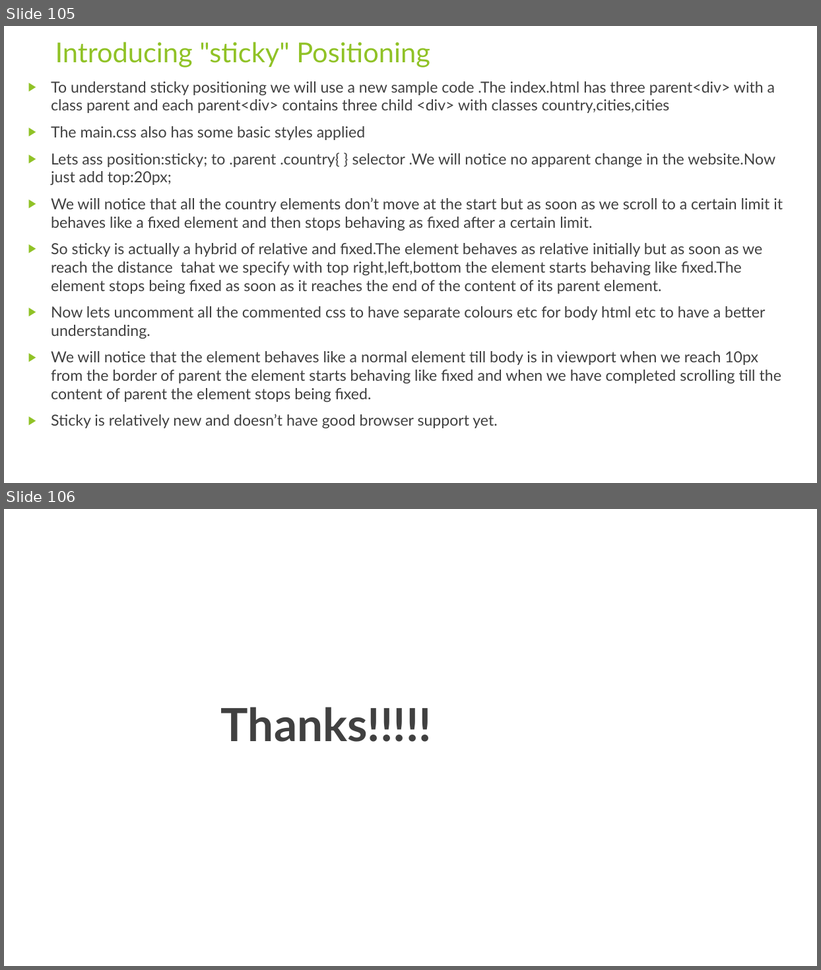
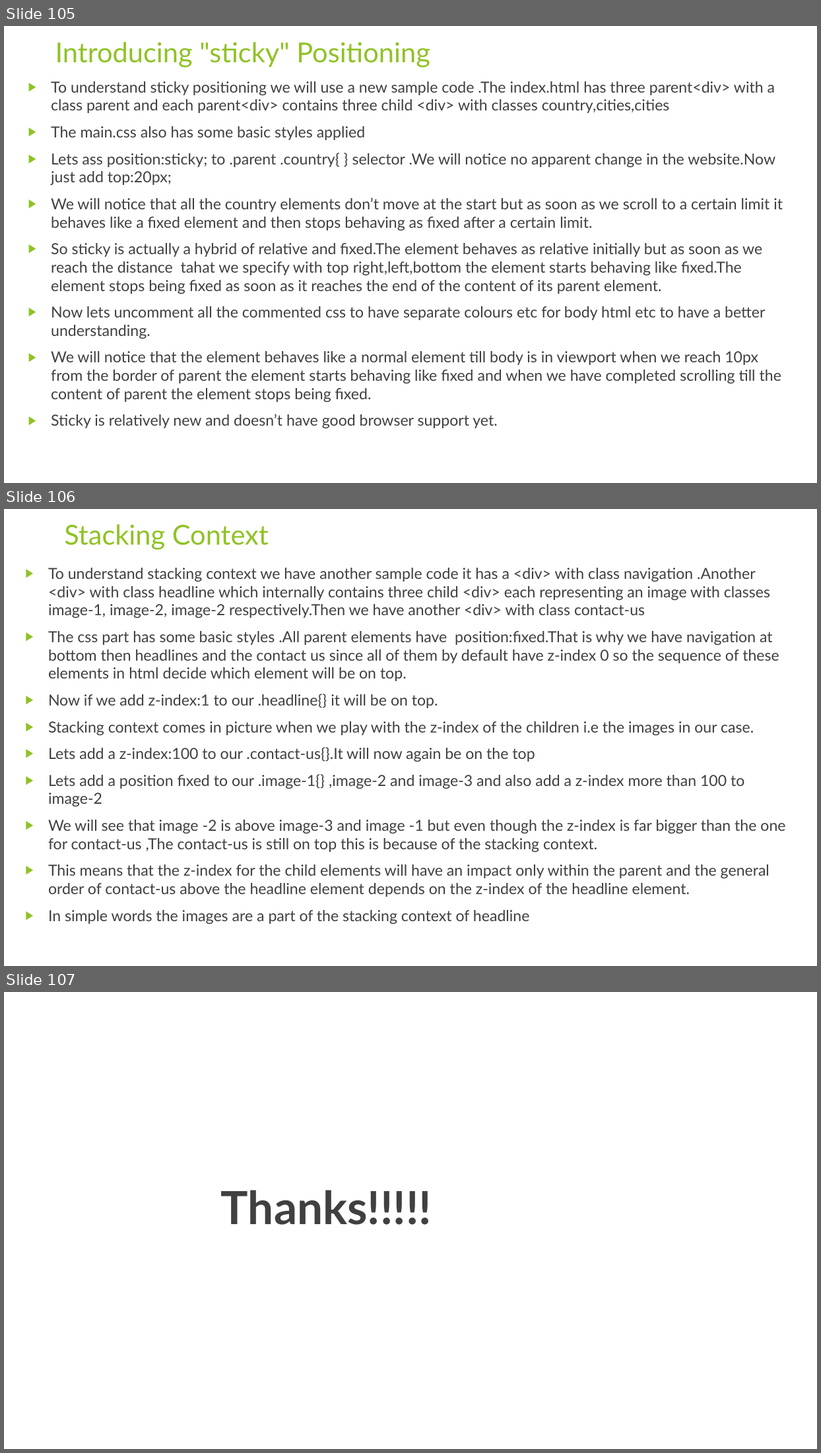
Before and after one commit to rudhrainfogain/CSS, a slide deck: PPT/Css-v6.pptx. Shown one above the other, each under a label of ours: slides 105 and 106 before the commit, slides 105, 106 and 107 after it. The pictures are 821x970 and 821x1453 pixels, drawn with LibreOffice and Linux fonts; fonts in the diff are those of the drawing. Boxes give left, top, right and bottom in pixels: in the first picture for what was removed or moved away, otherwise in the second. Text is boxed around its words. In the diff, an @@ line names an element or a change of style, - is before the commit and + after.

Commit message:
StackingContext

```diff
--- a/PPT/Css-v6.pptx
+++ b/PPT/Css-v6.pptx
@@ slide 106 added at bbox=[4, 509, 817, 966], background #FFFFFF @@
@@ title added at bbox=[64, 524, 269, 550], 32.4 pt, text #90C226 @@
+Stacking Context
@@ text added at bbox=[48, 568, 785, 924], 18 pt, text #404040 @@
+▶ To understand stacking context we have another sample code it has a <div> with class navigation .Another <div> with class headline which internally contains three child <div> each representing an image with classes image-1, image-2, image-2 respectively.Then we have another <div> with class contact-us
+▶ The css part has some basic styles .All parent elements have position:fixed.That is why we have navigation at bottom then headlines and the contact us since all of them by default have z-index 0 so the sequence of these elements in html decide which element will be on top.
+▶ Now if we add z-index:1 to our .headline{} it will be on top.
+▶ Stacking context comes in picture when we play with the z-index of the children i.e the images in our case.
+▶ Lets add a z-index:100 to our .contact-us{}.It will now again be on the top
+▶ Lets add a position fixed to our .image-1{} ,image-2 and image-3 and also add a z-index more than 100 to image-2
+▶ We will see that image -2 is above image-3 and image -1 but even though the z-index is far bigger than the one for contact-us ,The contact-us is still on top this is because of the stacking context.
+▶ This means that the z-index for the child elements will have an impact only within the parent and the general order of contact-us above the headline element depends on the z-index of the headline element.
+▶ In simple words the images are a part of the stacking context of headline
@@ what was slide 106 is now slide 107 @@
```
Also in this commit, not shown: 2 other files.
